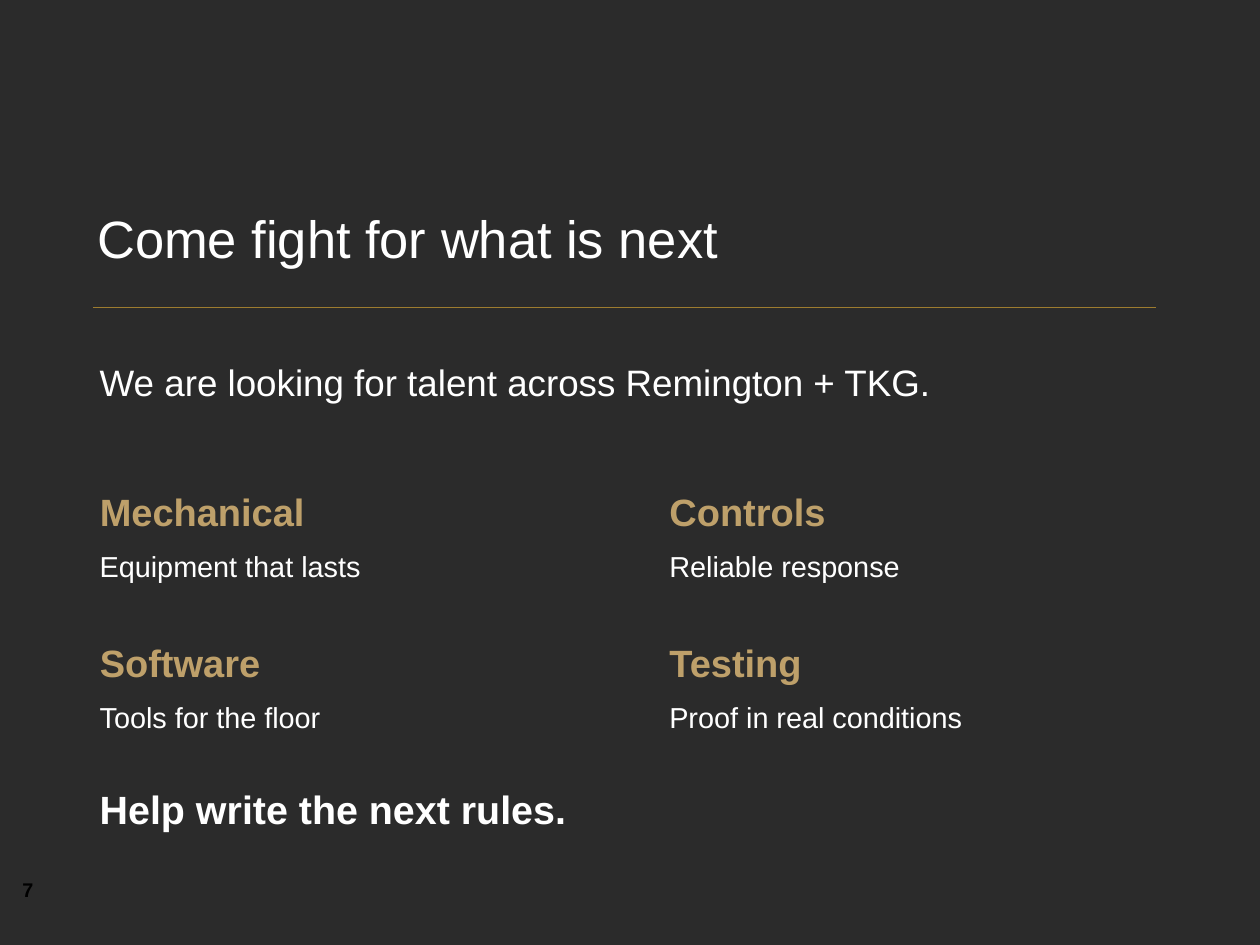
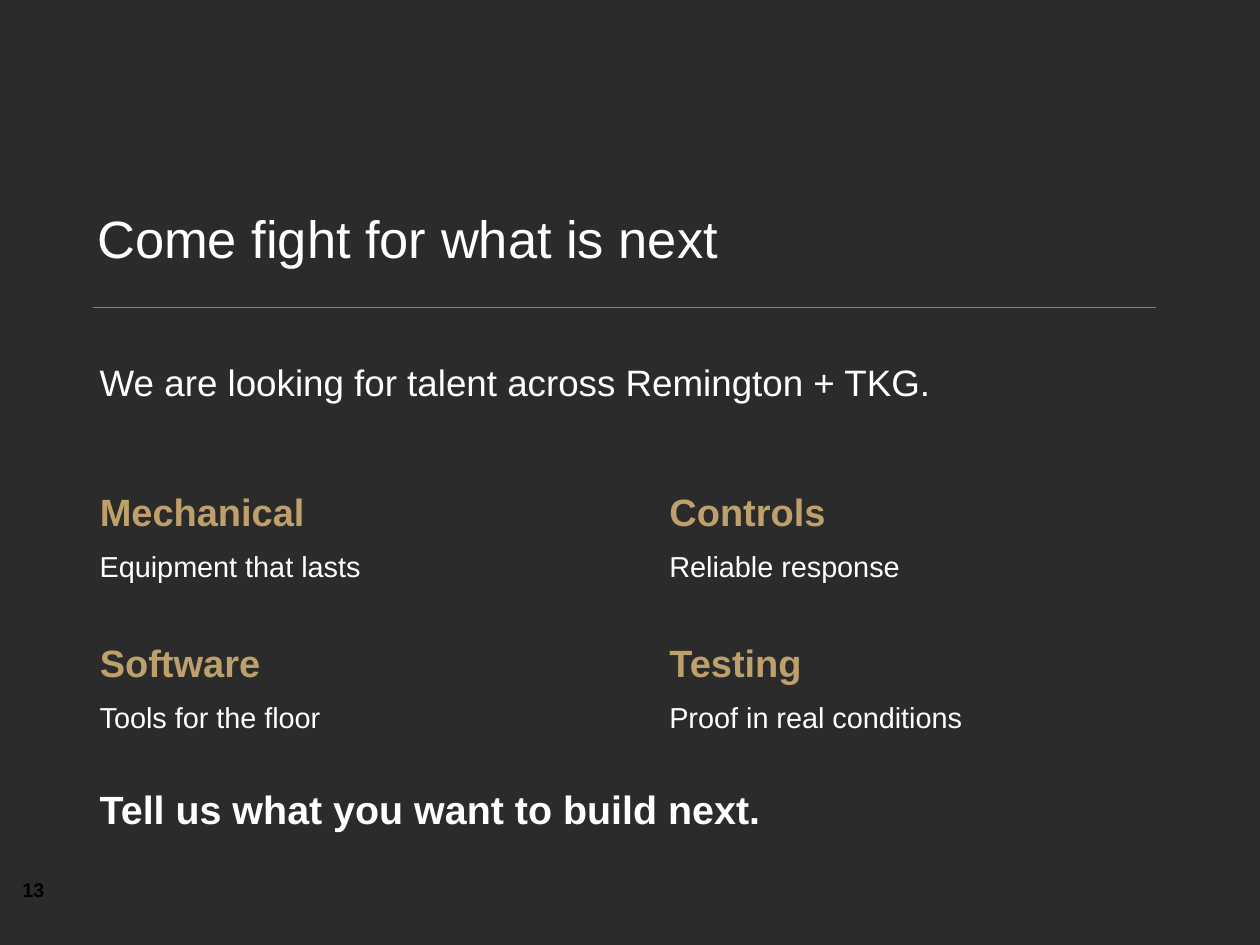
Before and after one commit to YeChamo/part-tracking-demo-ualr, a slide deck: slide 13 of docs/presentation/Engineering_at_The_Kinetic_Group.pptx (slide 7 before the commit). Drawn at 1260x945 pixels with LibreOffice and Linux fonts; fonts in the diff are those of the drawing; background and template pictures are left out; a plain dark background stands for a picture behind light text. Boxes give left, top, right and bottom in pixels: in the first picture for what was removed or moved away, otherwise in the second. Text is boxed around its words. In the diff, an @@ line names an element or a change of style, - is before the commit and + after.

```diff
--- a/docs/presentation/Engineering_at_The_Kinetic_Group.pptx
+++ b/docs/presentation/Engineering_at_The_Kinetic_Group.pptx
@@ text at bbox=[100, 795, 760, 832]: text changed @@
-Help write the next rules.
+Tell us what you want to build next.
@@ text at bbox=[22, 884, 44, 897]: text changed @@
-7
+13
```
Also in this commit, not shown: 8 other slides changed, 6 slides added, 3 other files.
